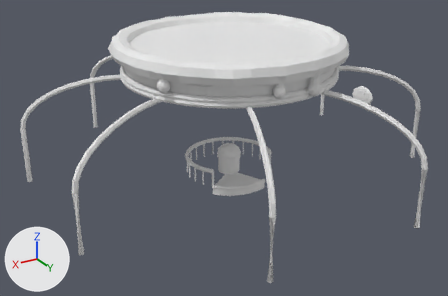
Before and after pictures for a commit that changed the FBX model shared/modeling-kit/out/goo_jar_trim_2_top.fbx.
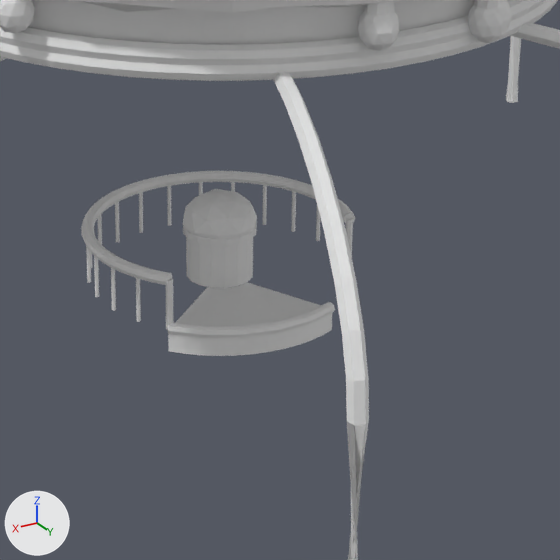
Each version appears first whole from a 50 mm camera at (42.6, 67.8, 38.4) aimed at (2.5, 1.1, 5.0), and next in a close-up on the part from 36% to 75% of the width and 28% to 88% of the height. The lights are fixed; the arrows at lower left show +X, +Y and +Z. The first two pictures are the older version.

The first close-up shows 'goo_jar_trim_2_top'.
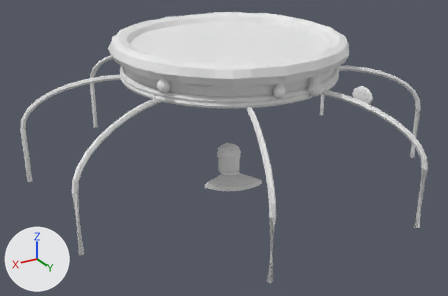
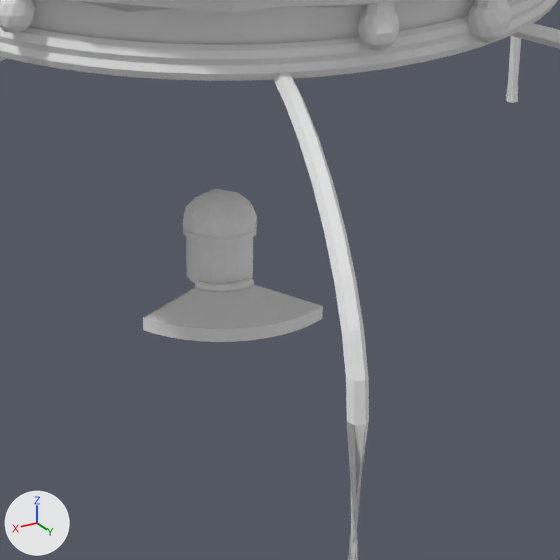
The newer file is also turned or shifted as a whole; pictures and numbers use the older file's frame.

Changed parts and their boxes [x1, y1, x2, y2] in the close-ups (560 x 560 px):
part 1 of me_goo_jar_trim_2_top, added
    after: [195, 278, 254, 292]
part 2 of me_goo_jar_trim_2_top, deleted
    before: [81, 171, 355, 338]
part 3 of me_goo_jar_trim_2_top, cut back
    before: [168, 282, 332, 356]
    after: [143, 285, 323, 342]

What changed in the scene script:
```text
Change me_goo_jar_trim_2_top:
    used by ob_goo_jar_trim_2_top; location = (0.0, 0.0, 0.0)
    remove me_goo_jar_trim_2_top.from_pydata(...)  # 3576 vertices, 3669 faces; spans x -26.5..26.5, y -25.5..25.5, z 0.0..20.4
    add me_goo_jar_trim_2_top.from_pydata(...)  # 3120 vertices, 3295 faces; spans x -26.5..26.5, y -25.5..25.5, z 0.4..20.4
    me_goo_jar_trim_2_top part 1: a new loose piece of 56 vertices spanning x 0.4..2.8, y 0.6..1.9, z 0.9..1.3, in mat_goo_jar_trim_2_top_vcol (white #e7e7e7)
    me_goo_jar_trim_2_top part 2: 19 loose pieces with 516 vertices, spanning x -5.0..7.2, y -6.1..6.1, z 0.8..3.6, are deleted
    me_goo_jar_trim_2_top part 3
    35 vertices are removed from x -1.2..5.4, y 0.9..6.0, z 0.0..1.0
    23 faces are deleted
    3 vertices in x 2.3..3.6, y 5.4..5.9, z 1.0 move by (-0.1, -0.5, 0.0)
    10 vertices move from x -1.2..5.8, y 3.7..6.0, z 0.0..1.0 to x -1.0..5.1, y 0.6..5.5, z 1.0
    21 vertices are added at x 0.5..6.2, y 0.5..3.3, z 0.4
    11 new vertices lie (0.0, 0.0, -0.6) away from vertices in x -1.2..5.4, y 4.2..6.0, z 1.0
    7 new vertices lie (0.0, 0.0, 0.6) away from vertices in x 2.5..6.2, y 0.5..3.3, z 0.4
    35 new faces join them
```
